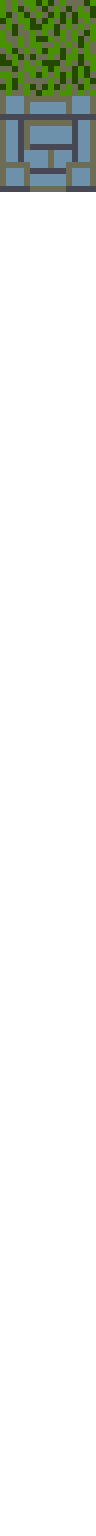
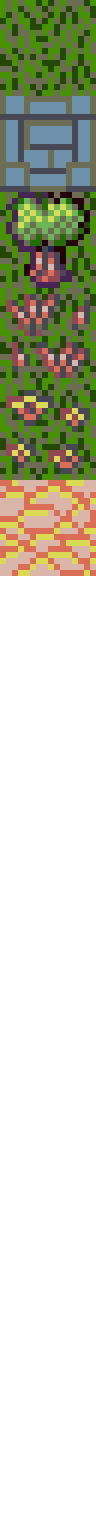
Layer changes from the first 96x1536 image to the second:
painted on "Background" over [0, 192, 96, 576]
